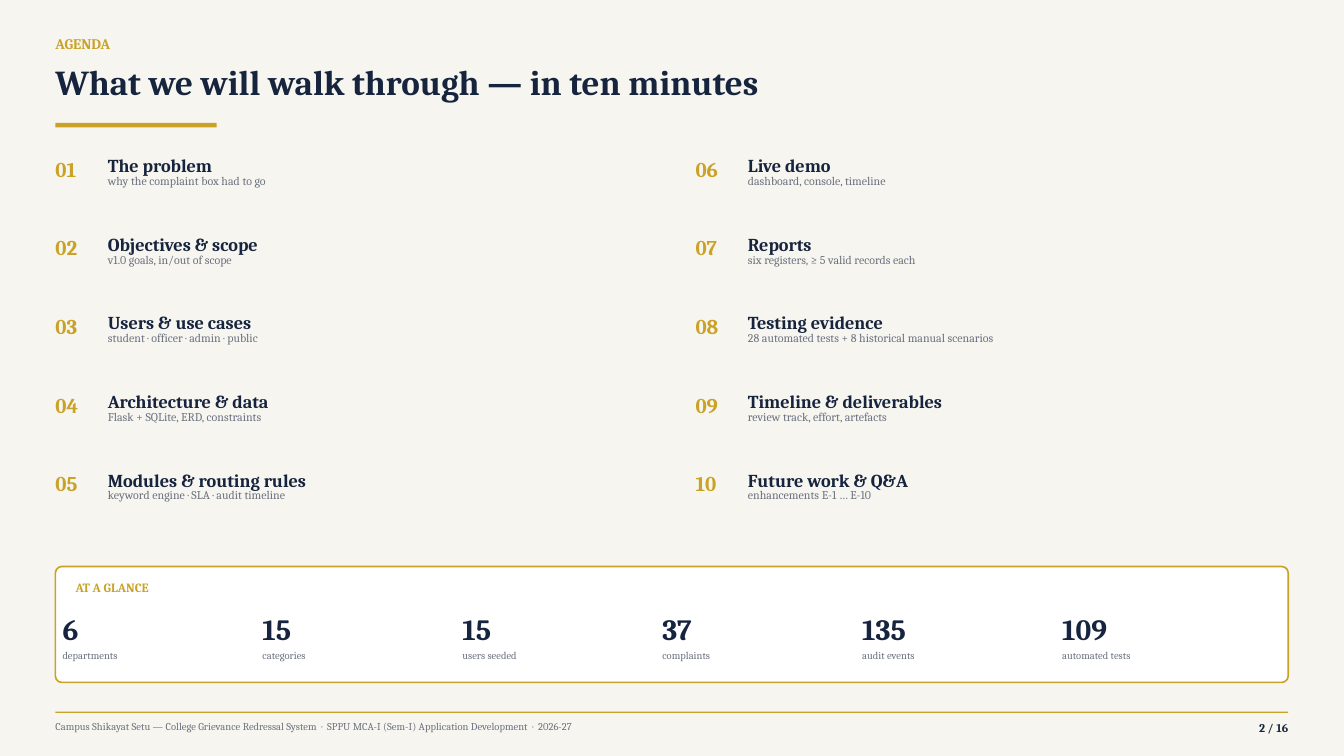
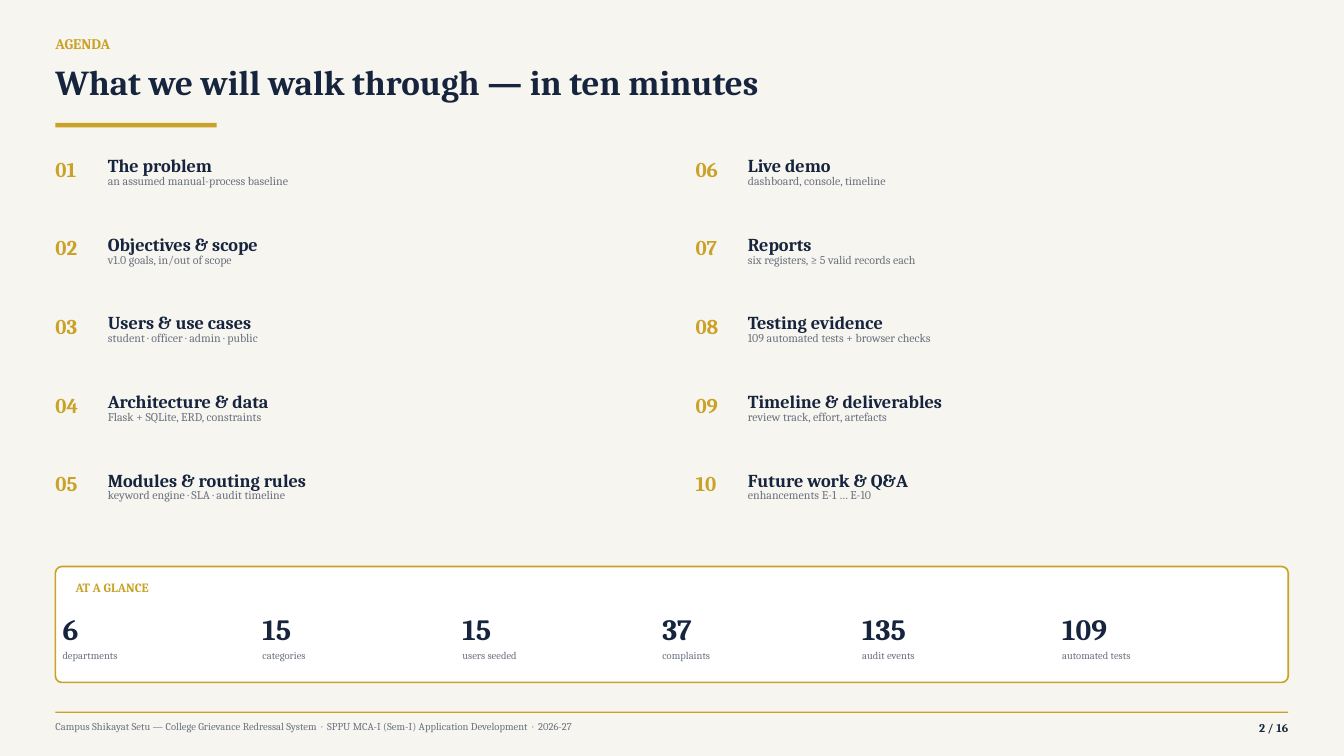
Before and after one commit to Yashwant-git392/Yashwant-git392, a slide deck: slide 2 of shikayat-setu/presentation/CampusShikayatSetu_MCA-Mini-Project_Review.pptx. Drawn at 1344x756 pixels with LibreOffice and Linux fonts; fonts in the diff are those of the drawing. Boxes give left, top, right and bottom in pixels: in the first picture for what was removed or moved away, otherwise in the second. Text is boxed around its words. In the diff, an @@ line names an element or a change of style, - is before the commit and + after.

```diff
--- a/shikayat-setu/presentation/CampusShikayatSetu_MCA-Mini-Project_Review.pptx
+++ b/shikayat-setu/presentation/CampusShikayatSetu_MCA-Mini-Project_Review.pptx
@@ text at bbox=[108, 174, 288, 188]: text changed @@
-why the complaint box had to go
+an assumed manual-process baseline
@@ text at bbox=[748, 331, 931, 342]: text changed @@
-28 automated tests + 8 historical manual scenarios
+109 automated tests + browser checks
```
Also in this commit, not shown: 8 other slides changed, 39 other files.
